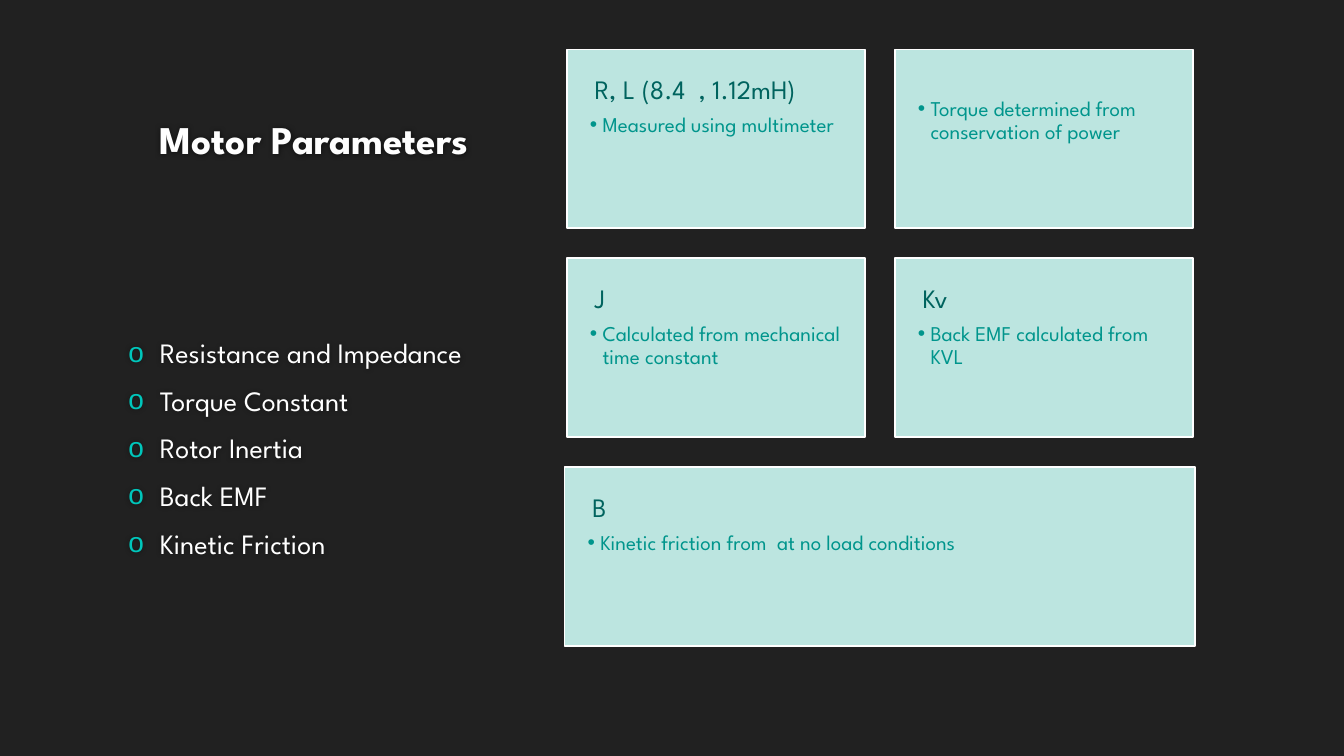
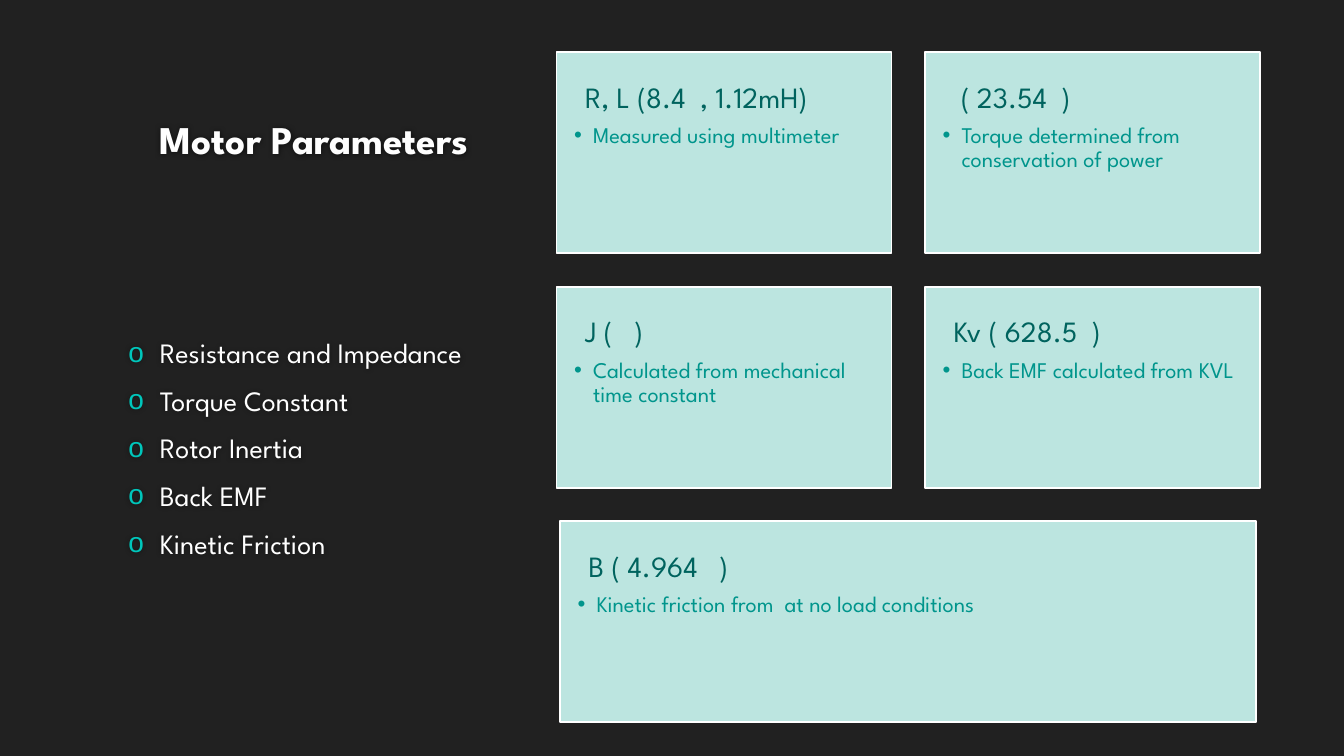
Before and after one commit to lcall3/Controller, a slide deck: slide 5 of doc/report/demo2 - report.pptx (slide 4 before the commit). Drawn at 1344x756 pixels with LibreOffice and Linux fonts; fonts in the diff are those of the drawing; background and template pictures are left out. Boxes give left, top, right and bottom in pixels: in the first picture for what was removed or moved away, otherwise in the second. Text is boxed around its words. In the diff, an @@ line names an element or a change of style, - is before the commit and + after.

```diff
--- a/doc/report/demo2 - report.pptx
+++ b/doc/report/demo2 - report.pptx
@@ text "R, L (8.4 , 1.12mH)" moved from (x1=595, y1=80, x2=834, y2=137) to (x1=585, y1=87, x2=839, y2=148) @@
@@ text "R, L (8.4 , 1.12mH)" at (x1=585, y1=87, x2=839, y2=148): size 19 to 21 pt in "R, L (8.4 , 1.12mH)"; size 15 to 16 pt in "Measured using multimeter"; indent changed @@
@@ rectangle resized from (x1=567, y1=49, x2=865, y2=228) to (x1=557, y1=52, x2=891, y2=253) @@
@@ text "( 23.54 )" moved from (x1=931, y1=101, x2=1136, y2=144) to (x1=962, y1=88, x2=1180, y2=172) @@
@@ rectangle resized from (x1=895, y1=49, x2=1194, y2=228) to (x1=926, y1=52, x2=1260, y2=253) @@
@@ text at (x1=977, y1=88, x2=1047, y2=109): paragraph added @@
+( 23.54 )
@@ text at (x1=962, y1=127, x2=1180, y2=172): size 15 to 16 pt in "Torque determined from conservation of power"; indent changed @@
@@ text "J ( )" moved from (x1=595, y1=290, x2=840, y2=365) to (x1=585, y1=322, x2=846, y2=403) @@
@@ rectangle resized from (x1=567, y1=258, x2=865, y2=437) to (x1=557, y1=287, x2=891, y2=488) @@
@@ text "Kv ( 628.5 )" moved from (x1=923, y1=290, x2=1148, y2=364) to (x1=954, y1=322, x2=1234, y2=379) @@
@@ rectangle resized from (x1=895, y1=258, x2=1194, y2=437) to (x1=926, y1=287, x2=1260, y2=488) @@
@@ text at (x1=585, y1=322, x2=596, y2=343): text changed; size 19 to 21 pt @@
-J
+J ( )
@@ text at (x1=954, y1=322, x2=1078, y2=343): text changed; size 19 to 21 pt @@
-Kv
+Kv ( 628.5 )
@@ text at (x1=593, y1=362, x2=846, y2=403): size 15 to 16 pt; indent changed @@
@@ text at (x1=962, y1=362, x2=1234, y2=379): size 15 to 16 pt in "Back EMF calculated from KVL"; indent changed @@
@@ text "B ( 4.964 )" moved from (x1=592, y1=499, x2=955, y2=550) to (x1=589, y1=557, x2=974, y2=613) @@
@@ rectangle resized from (x1=565, y1=467, x2=1196, y2=645) to (x1=561, y1=521, x2=1257, y2=722) @@
@@ text at (x1=589, y1=557, x2=698, y2=578): text changed; size 19 to 21 pt @@
-B
+B ( 4.964 )
@@ text at (x1=597, y1=596, x2=974, y2=613): size 15 to 16 pt in "Kinetic friction from at no load conditions"; indent changed @@
```
Also in this commit, not shown: 4 other slides changed, 12 slides added, 3 slides removed, 20 other files.
